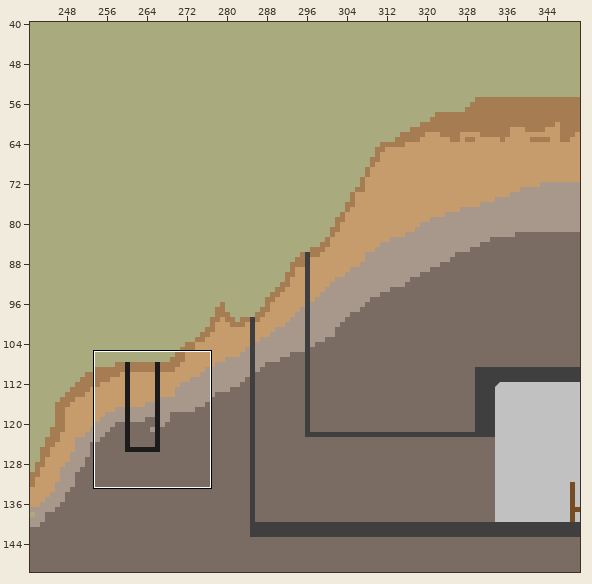
An edit to a level. Tiled map, build/data/map/level1.tmx. Above, an overview of the earlier version with the close-up marked.
Close-up. The starting point:
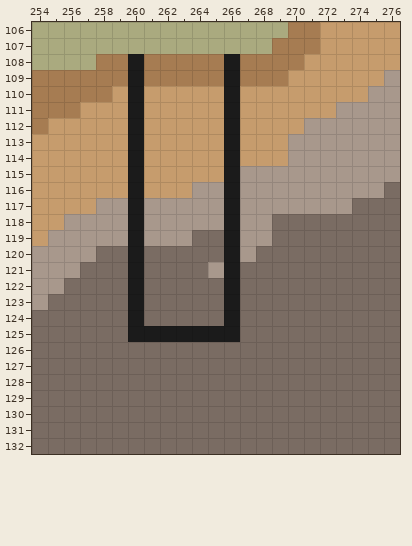
Cells are 16x16 px. Shown: x 254..276, y 106..132. The commit also changed other parts of the map, which this record leaves out.
Once edited:
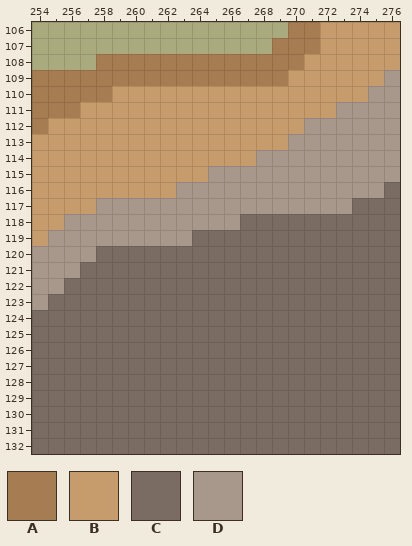
Key: from "assets_world_brown": A 24, B 29; from "assets_world_brown-grey": C 19, D 34.
_ is an empty cell.
Tiles of an added or newly shown layer are drawn over the layers below it.
What changed:
Changed rows in their new state; . is an unchanged cell.
Layer "forground" (now shown):
first column x 260:
108 A.....A...
109 A.....A...
110 B.....B...
111 B.....B...
112 B.....B...
113 B.....B...
114 B.....B.DD
115 B....DD...
116 B..D..D...
117 D.....D...
118 D.....DCC.
119 D.....CCC.
120 C.....CC..
121 C....CC...
122 C.....C...
123 C.....C...
124 C.....C...
125 CCCCCCC...
Pixel boxes of the changes (left, top, right, bottom) in both close-ups:
added: (128, 54, 288, 342)
